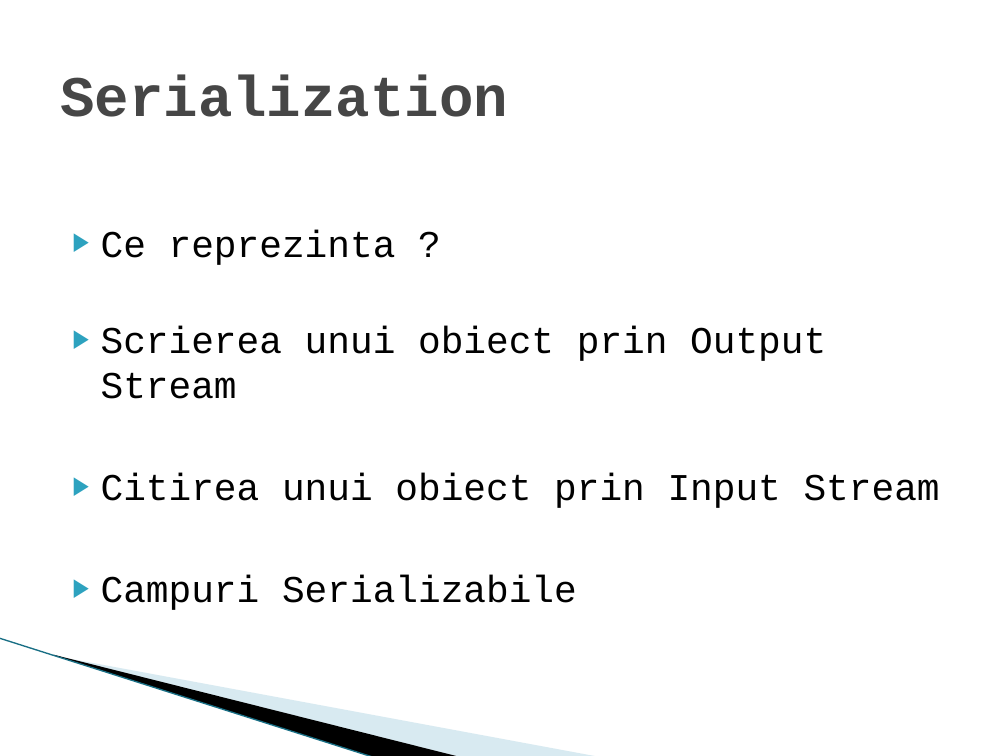
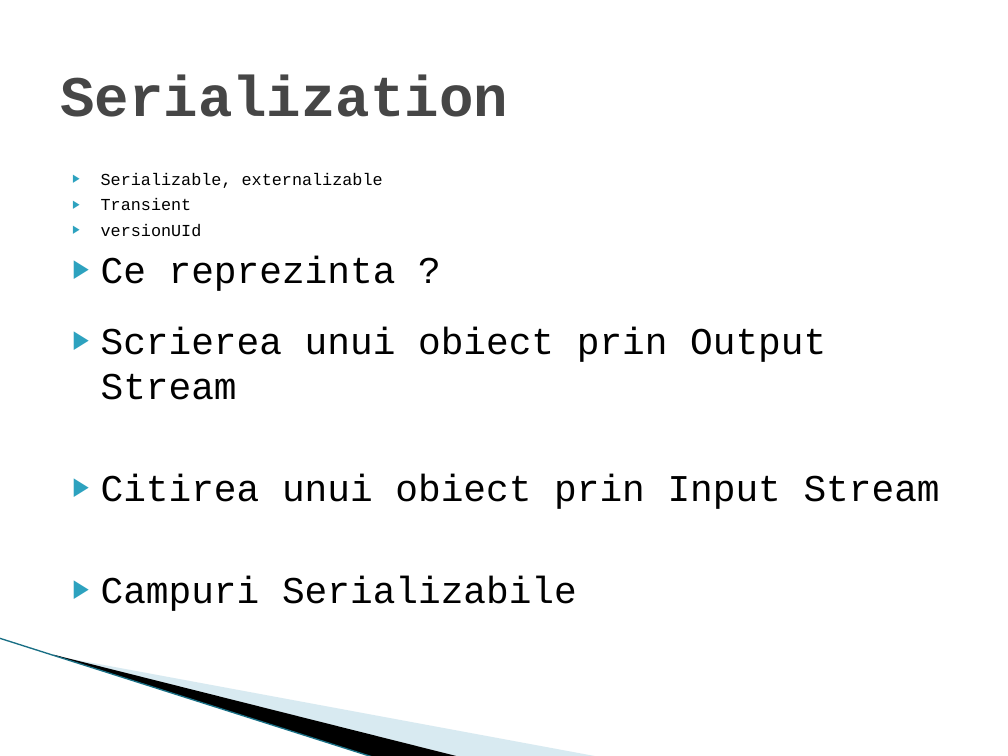
Before and after one commit to ZeroToHero-2014/Java, a slide deck: slide 14 of workshops/4.Threads_Serialization.pptx. Drawn at 1008x756 pixels with LibreOffice and Linux fonts; fonts in the diff are those of the drawing; background and template pictures are left out. Boxes give left, top, right and bottom in pixels: in the first picture for what was removed or moved away, otherwise in the second. Text is boxed around its words. In the diff, an @@ line names an element or a change of style, - is before the commit and + after.

```diff
--- a/workshops/4.Threads_Serialization.pptx
+++ b/workshops/4.Threads_Serialization.pptx
@@ text at box(101, 173, 383, 237): paragraphs added @@
+▶ Serializable, externalizable
+▶ Transient
+▶ versionUId
```
Also in this commit, not shown: 5 other slides changed, 14 other files.
